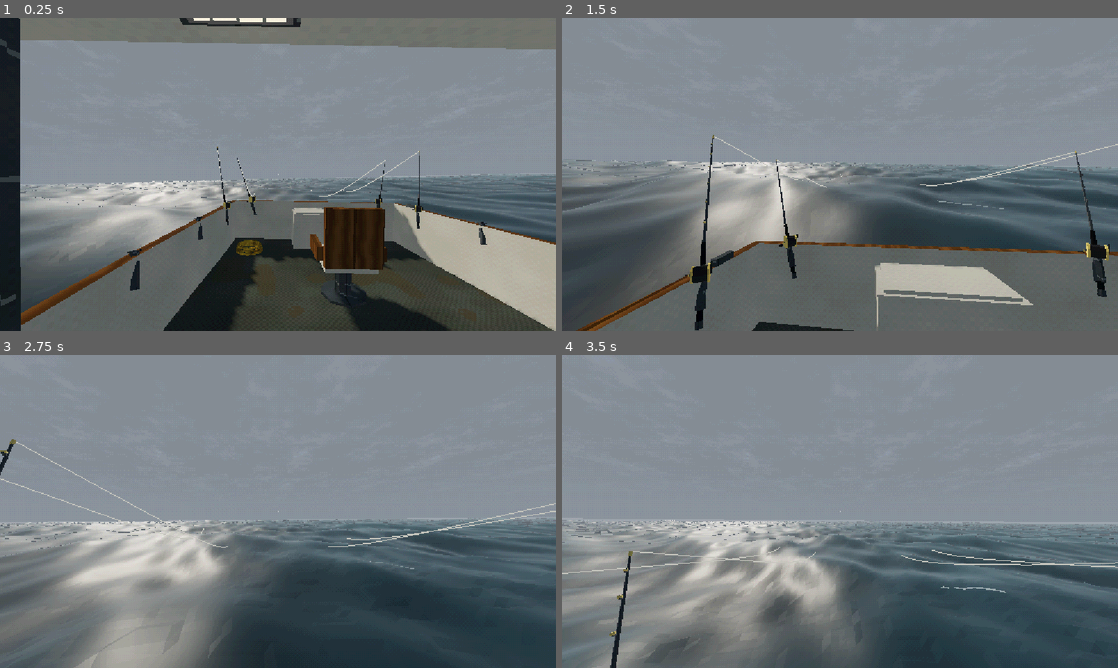
Above: before the commit, frames 1-4 (two rows, left to right).
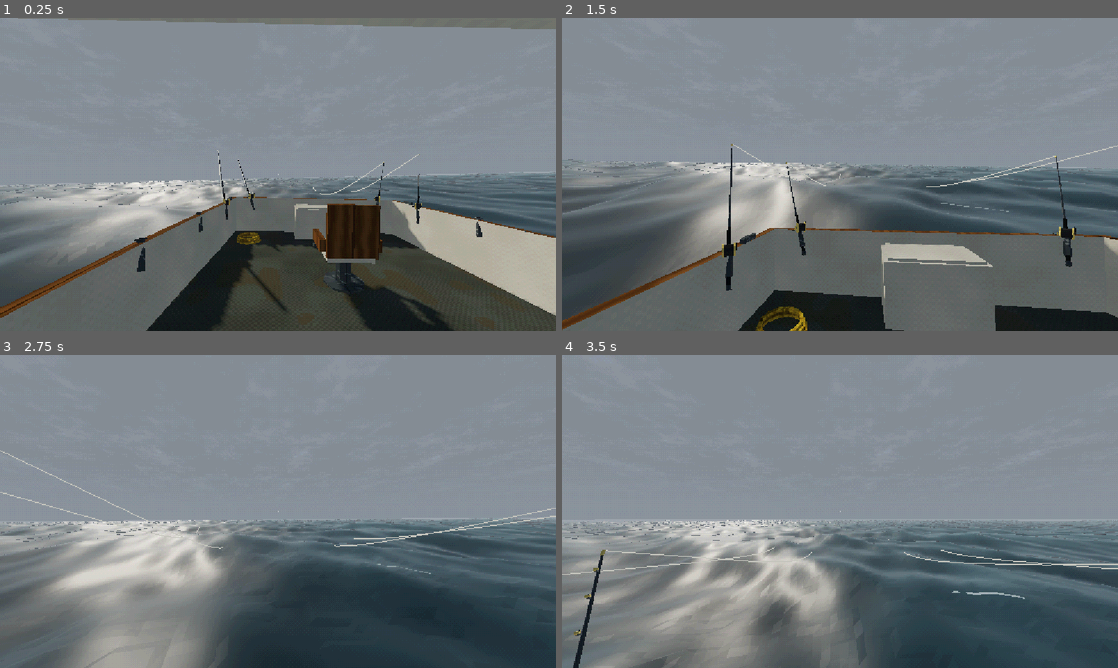
Above: after the commit, the same moments.

Repository: Kortev/Gull-Harbor
Game: Godot game, scene res://sea/sea.tscn
Two runs of this game, one before a commit and one after it. Both use one fixed random seed, a clock stepped at 60 frames per second and the inputs below.
Inputs (mouse positions are in pixels of both pictures, inside the frame that each line leads up to):
- Up to frame 1 (0.25 s): no input
- Up to frame 2 (1.5 s): move the mouse to (867, 174) at 0.52 s; hold - (dev_panel) 0.53-1.28 s; hold W (move_forward) from 0.53 s (still down); tap Space (jump) at 0.77, 1.07 s; move the mouse to (812, 174) at 1.27 s; tap Q (drop) at 1.35 s
- Up to frame 3 (2.75 s): keep holding W (move_forward); tap Space (jump) at 1.52, 1.82 s; move the mouse to (289, 505) at 2.02 s; hold E (interact) from 2.03 s (still down)
- Up to frame 4 (3.5 s): keep holding W (move_forward); move the mouse to (834, 517) at 2.77 s; release E (interact) at 2.78 s; tap Shift (sprint) at 2.85 s; tap Space (jump) at 3.02, 3.32 s

The runs differ from the first frame. In frame 1, 20% of the frame differs, in the area x 0-100%, y 0-100%; in frame 2, 16%; in frame 3, 3.1%; in frame 4, 8.8%.

Commit message:
The boat is 46 ft: longer, beamier cockpit; the sea's hull cut-out reads her size from the boat
Co-Authored-By: Claude Opus 5.5 <noreply@anthropic.com>
Claude-Session: https://claude.ai/code/session_01LChRA4DPcVTm2YPPWMDqRK

Diff:
--- a/boat/boat.gd
+++ b/boat/boat.gd
@@ -1,5 +1,5 @@
 extends AnimatableBody3D
-## The boat (art/boat.py -> boat.glb): a 41 ft tuna boat for a crew of four. It never goes anywhere: it sits at
+## The boat (art/boat.py -> boat.glb): a 46 ft tuna boat for a crew of four. It never goes anywhere: it sits at
 ## the origin and rides the swell, heaving, pitching and rolling with the sea under it. Its pose comes only from
 ## the ocean's wave clock, so every peer computes the same deck under the same feet. (The pattern is Gull Harbor's
 ## TunaBoat, on Fathom's ocean.)
@@ -12,8 +12,8 @@
 const Ocean := preload("res://sea/ocean.gd")
 const MODEL := preload("res://boat/boat.glb")
 
-const LENGTH := 12.5
-const BEAM := 4.3
+const LENGTH := 14.0
+const BEAM := 4.8
 const DECK := 0.55          # the cockpit sole above the model's origin (its waterline)
 const SINK := 0.12          # loaded with ice, fuel and crew she sits a little below her painted waterline
 ## How much of the sea's slope the hull follows: a long, heavy hull bridges the short chop.
@@ -156,7 +156,7 @@
 		return
 	global_transform = pose()
 	# her hull pushes the sea down where she sits: no crest shows up through her deck
-	ocean.set_hull(global_transform)
+	ocean.set_hull(global_transform, LENGTH, BEAM)
 
 
 ## Where the hull sits on the swell right now: a plane fitted to the water under her (five stations along, three
--- a/rods/rods.gd
+++ b/rods/rods.gd
@@ -8,11 +8,11 @@
 const Fight := preload("res://tuna/fight.gd")
 ## The boat's holders the rods sit in, and where each bait is (boat-local: x across, z astern of the transom).
 const HOLDERS: Array[int] = [6, 7, 0, 1]
-const BAITS: Array[Vector3] = [Vector3(5.0, 0, 38.0), Vector3(-5.0, 0, 38.0), Vector3(14.0, 0, 52.0),
-		Vector3(-14.0, 0, 52.0)]
+const BAITS: Array[Vector3] = [Vector3(5.5, 0, 39.0), Vector3(-5.5, 0, 39.0), Vector3(15.0, 0, 53.0),
+		Vector3(-15.0, 0, 53.0)]
 
 ## Where the lines go over the transom (boat-local): bearings and line out are measured from here.
-const STERN := Vector3(0.0, 0.0, 6.3)
+const STERN := Vector3(0.0, 0.0, 7.05)
 ## How fast a fish on an unattended rod strips line (m/s, fresh): nobody to stop it, the reel's empty in half a minute.
 const FREE_RUN := 16.0
 const WHY := {"broke": "The line parted!", "pulled": "Pulled the hook!",
--- a/sea/ocean.gd
+++ b/sea/ocean.gd
@@ -284,11 +284,14 @@
 ## all in this node's space. A zero `half` turns it off.
 ## The boat, where she is right now (her global transform): the sea is drawn pushed down inside her hull, so a
 ## crest never shows through her deck (ocean.gdshader). Only the drawing: height_at is the open sea.
-func set_hull(boat: Transform3D) -> void:
+## Keeps the sea out of her: where she is, her length and her beam (m; art/boat.py's hull shape, stretched to fit).
+func set_hull(boat: Transform3D, length := 14.0, beam := 4.8) -> void:
 	_hull_on = true
 	_hull = global_transform.affine_inverse() * boat
 	if _mat != null:
 		_mat.set_shader_parameter("hull_on", true)
+		_mat.set_shader_parameter("hull_length", length)
+		_mat.set_shader_parameter("hull_beam", beam / 4.3)
 		_mat.set_shader_parameter("hull_xf", Projection(_hull))
 		_mat.set_shader_parameter("hull_inv", Projection(_hull.affine_inverse()))
 
--- a/sea/ocean.gdshader
+++ b/sea/ocean.gdshader
@@ -64,6 +64,9 @@
 uniform mat4 hull_xf = mat4(1.0);
 uniform mat4 hull_inv = mat4(1.0);
 uniform float hull_floor = 0.35;
+// her length (m) and how much beamier than 4.3 m she is (ocean.gd sets both from boat.gd)
+uniform float hull_length = 14.0;
+uniform float hull_beam = 1.1163;
 
 varying vec3 local;
 varying vec3 moved;
@@ -89,20 +92,21 @@
 	return (textureLod(swirl, p / 120.0 + vec2(0.37, 0.11), 0.0).r - 0.5) * 3.8;
 }
 
-// her half-beam at the rail, at z along her (art/boat.py's s_half: bow toward -z, 12.5 m long)
+// her half-beam at the rail, at z along her (art/boat.py's s_half: bow toward -z; boat.gd's LENGTH, and her beam
+// as a scale of the 41 footer's 4.3 m)
 float hull_half(float z) {
-	float u = (6.25 - z) / 12.5;
+	float u = (hull_length * 0.5 - z) / hull_length;
 	if (u < 0.0 || u > 1.0) {
 		return -1.0;
 	}
 	if (u < 0.3) {
-		return 1.98 + 0.17 * smoothstep(0.0, 0.3, u);
+		return hull_beam * (1.98 + 0.17 * smoothstep(0.0, 0.3, u));
 	}
 	if (u < 0.55) {
-		return 2.15;
+		return hull_beam * 2.15;
 	}
 	float t = (u - 0.55) / 0.45;
-	return 0.07 + 2.08 * pow(max(0.0, 1.0 - pow(t, 2.2)), 0.55);
+	return hull_beam * (0.07 + 2.08 * pow(max(0.0, 1.0 - pow(t, 2.2)), 0.55));
 }
 
 float hash(vec2 p) {
@@ -137,7 +141,8 @@
 		vec3 b = (hull_inv * vec4(VERTEX, 1.0)).xyz;
 		if (b.y > hull_floor) {
 			float hh = hull_half(b.z);
-			float in_k = smoothstep(hh + 0.02, hh - 0.18, abs(b.x)) * smoothstep(6.4, 6.15, b.z) * smoothstep(-6.4, -6.0, b.z);
+			float hl = hull_length * 0.5;
+			float in_k = smoothstep(hh + 0.02, hh - 0.18, abs(b.x)) * smoothstep(hl + 0.15, hl - 0.1, b.z) * smoothstep(-hl - 0.15, -hl + 0.25, b.z);
 			if (in_k > 0.0) {
 				b.y = mix(b.y, hull_floor, in_k);
 				VERTEX = (hull_xf * vec4(b, 1.0)).xyz;
--- a/tests/deck_test.gd
+++ b/tests/deck_test.gd
@@ -55,7 +55,7 @@
 	elif frame == 1080:
 		_check(max_drift < 0.05, "stood still: drifted %.3f m across the deck" % max_drift)
 		_check(min_y > 0.5 and max_y < 0.62, "stood still: feet between %.3f and %.3f (deck 0.55)" % [min_y, max_y])
-		_check(max_z > 5.0 and max_z < 6.2, "walked aft to the transom: got to z %.2f (transom 6.15)" % max_z)
+		_check(max_z > 5.8 and max_z < 6.95, "walked aft to the transom: got to z %.2f (transom 6.9)" % max_z)
 		_check(jumped_high > 0.4, "jumped %.2f m" % jumped_high)
 		_check(absf(l.y - 0.55) < 0.06, "landed back on deck at %.3f" % l.y)
 		for f in fails:
--- a/tests/hull_test.gd
+++ b/tests/hull_test.gd
@@ -7,7 +7,8 @@
 ## ocean.gdshader's hull, so what comes over is a slap at the rail, not a wave through the cockpit.)
 
 const Sea := preload("res://sea/sea.gd")
-const L := 12.5
+const L := 14.0
+const BW := 4.8 / 4.3
 
 var sea: Sea
 var frame := 0
@@ -20,25 +21,25 @@
 func _ready() -> void:
 	sea = (load("res://sea/sea.tscn") as PackedScene).instantiate() as Sea
 	add_child(sea)
-	var z := -6.1
-	while z <= 6.25:
+	var z := -L * 0.5 + 0.15
+	while z <= L * 0.5:
 		var u := (-z + L * 0.5) / L
 		var y := 1.45 + 0.95 * pow(smoothstep(0.5, 1.0, u), 1.4)
 		rail.append(Vector3(_s_half(u), y, z))
 		rail.append(Vector3(-_s_half(u), y, z))
 		z += 0.25
 	for i in 9:
-		rail.append(Vector3(-1.9 + i * 0.475, 1.45, 6.25))
+		rail.append(Vector3((-1.9 + i * 0.475) * BW, 1.45, L * 0.5))
 	get_tree().physics_frame.connect(_tick)
 
 
 func _s_half(u: float) -> float:
 	if u < 0.3:
-		return 1.98 + 0.17 * smoothstep(0.0, 0.3, u)
+		return BW * (1.98 + 0.17 * smoothstep(0.0, 0.3, u))
 	if u < 0.55:
-		return 2.15
+		return BW * 2.15
 	var t := (u - 0.55) / 0.45
-	return 0.07 + 2.08 * pow(maxf(0.0, 1.0 - pow(t, 2.2)), 0.55)
+	return BW * (0.07 + 2.08 * pow(maxf(0.0, 1.0 - pow(t, 2.2)), 0.55))
 
 
 func _tick() -> void:
Binary file changed: boat/boat.glb
Not shown, added: core/steam_link.gd.uid
Binary file added: docs/shots/boat46_cockpit.png
Binary file added: docs/shots/boat46_outside.png
Not shown, added: sea/weather.gd.uid
Not shown, added: tests/code_test.gd.uid
Not shown, added: tests/fake/fake_steam.gd.uid
Not shown, added: tests/fake/fake_steam_peer.gd.uid
Not shown, added: tests/fight_test.gd.uid
Not shown, added: tests/hull_test.gd.uid
Not shown, added: tests/look_test.gd.uid
Not shown, added: tests/steam_test.gd.uid
(and 6 more such lines)
